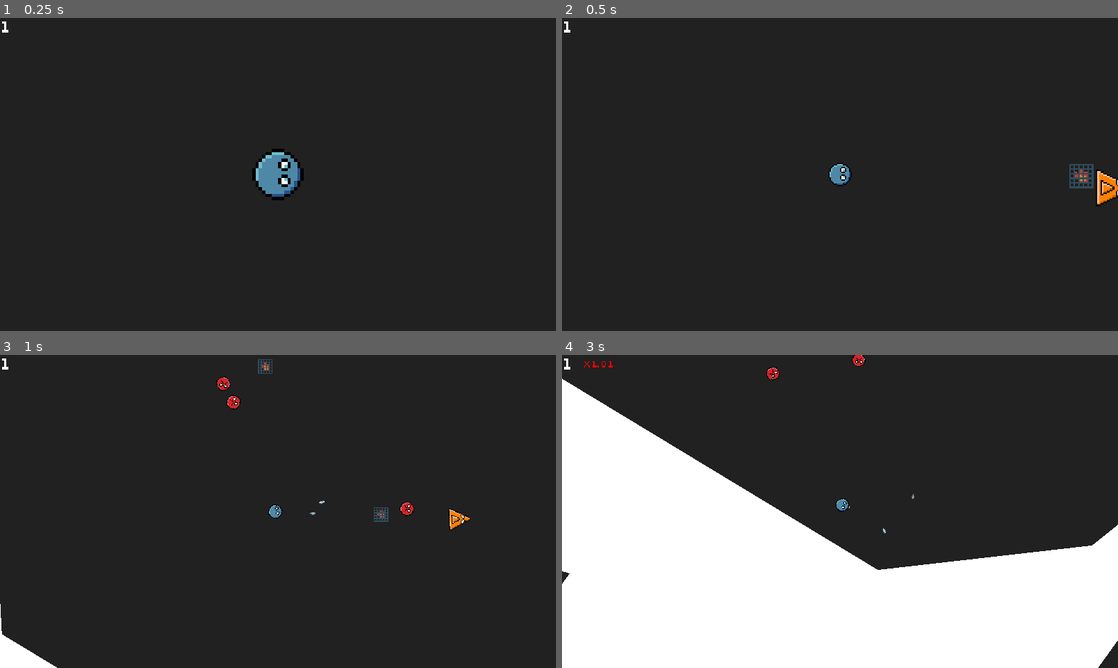
Above: before the commit, frames 1-4 (two rows, left to right).
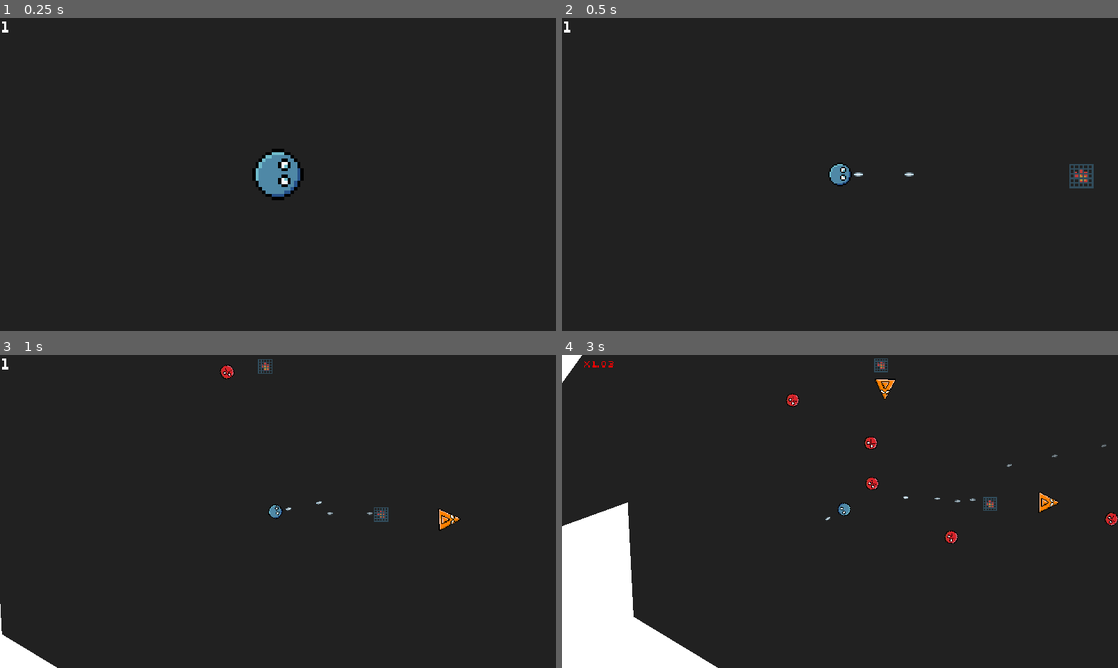
Above: after the commit, the same moments.

Repository: veprogames/top-down-incremental
Game: Godot game, scene res://level/level.tscn
Two runs of this game, one before a commit and one after it. Both use one fixed random seed, a clock stepped at 60 frames per second and the inputs below.
Inputs (mouse positions are in pixels of both pictures, inside the frame that each line leads up to):
- Up to frame 1 (0.25 s): no input
- Up to frame 2 (0.5 s): no input
- Up to frame 3 (1 s): move the mouse to (305, 511) at 0.52 s
- Up to frame 4 (3 s): move the mouse to (812, 511) at 1.27 s; move the mouse to (851, 505) at 2.02 s; move the mouse to (834, 517) at 2.77 s

Frame 1 is identical in both runs. In frame 2, 0.4% of the frame differs, in the area x 52-100%, y 48-61%; in frame 3, 0.7%; in frame 4, 44%, in the area x 0-100%, y 0-100%.

Commit message:
tweaks/balancing, use Utils in Bullet wall detection

Diff:
--- a/bullet/bullet.gd
+++ b/bullet/bullet.gd
@@ -25,17 +25,9 @@
 	var motion: Vector2 = Vector2.RIGHT.rotated(rotation)
 	motion *= base_speed * speed_multiplier * delta
 
-	var space_state: PhysicsDirectSpaceState2D = get_world_2d().direct_space_state
-	var query: PhysicsRayQueryParameters2D = PhysicsRayQueryParameters2D.create(
-		position,
-		position + motion,
-		0b100
-	)
-	var collision: Dictionary = space_state.intersect_ray(query)
-	if collision and "normal" in collision:
-		@warning_ignore("unsafe_cast") # Assume Vector2
-		var normal: Vector2 = collision.normal as Vector2
-		assert(normal != null)
+	var ray_cast_result: Utils.RayCastResult = Utils.cast_ray(self, motion, 0b100)
+	if ray_cast_result:
+		var normal: Vector2 = ray_cast_result.normal
 		var normal_angle: float = normal.angle() as float
 		rotation += 2 * (normal_angle - rotation) + PI
 
--- a/bullet/bullet.tscn
+++ b/bullet/bullet.tscn
@@ -3,8 +3,8 @@
 [ext_resource type="Script" path="res://bullet/bullet.gd" id="1_cnltb"]
 [ext_resource type="Texture2D" uid="uid://cpw7fba1o3fp" path="res://bullet/bullet.png" id="1_xjrlh"]
 
-[sub_resource type="RectangleShape2D" id="RectangleShape2D_536nn"]
-size = Vector2(9, 3)
+[sub_resource type="CircleShape2D" id="CircleShape2D_hv4em"]
+radius = 6.0
 
 [node name="Bullet" type="Area2D"]
 collision_layer = 2
@@ -15,4 +15,4 @@
 texture = ExtResource("1_xjrlh")
 
 [node name="CollisionShape2D" type="CollisionShape2D" parent="."]
-shape = SubResource("RectangleShape2D_536nn")
+shape = SubResource("CircleShape2D_hv4em")
--- a/player/player.gd
+++ b/player/player.gd
@@ -42,8 +42,8 @@
 	velocity = move_velocity + secondary_velocity
 	move_velocity = Vector2.ZERO
 
-	var firerate_multiplier: float = 1 + 0.0075 * velocity.length()
-	shoot_timer += 2 * firerate_multiplier * delta
+	var additional_firerate: float = 0.0125 * velocity.length()
+	shoot_timer += (5 + additional_firerate) * delta
 
 	# prevent jittering by only rotating at a min. velocity
 	if velocity.length() > VELOCITY_THRESHOLD:
--- a/spawner/spawner.tscn
+++ b/spawner/spawner.tscn
@@ -15,7 +15,7 @@
 texture = ExtResource("1_6abij")
 
 [node name="Timer" type="Timer" parent="."]
-wait_time = 0.4
+wait_time = 0.5
 autostart = true
 
 [node name="CollisionShape2D" type="CollisionShape2D" parent="."]
